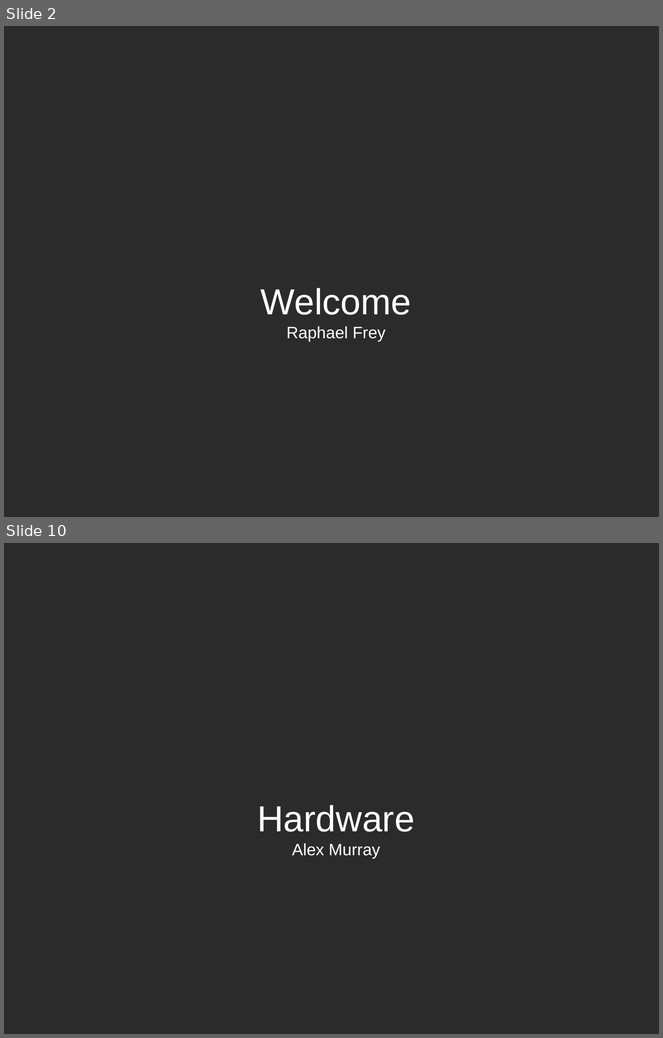
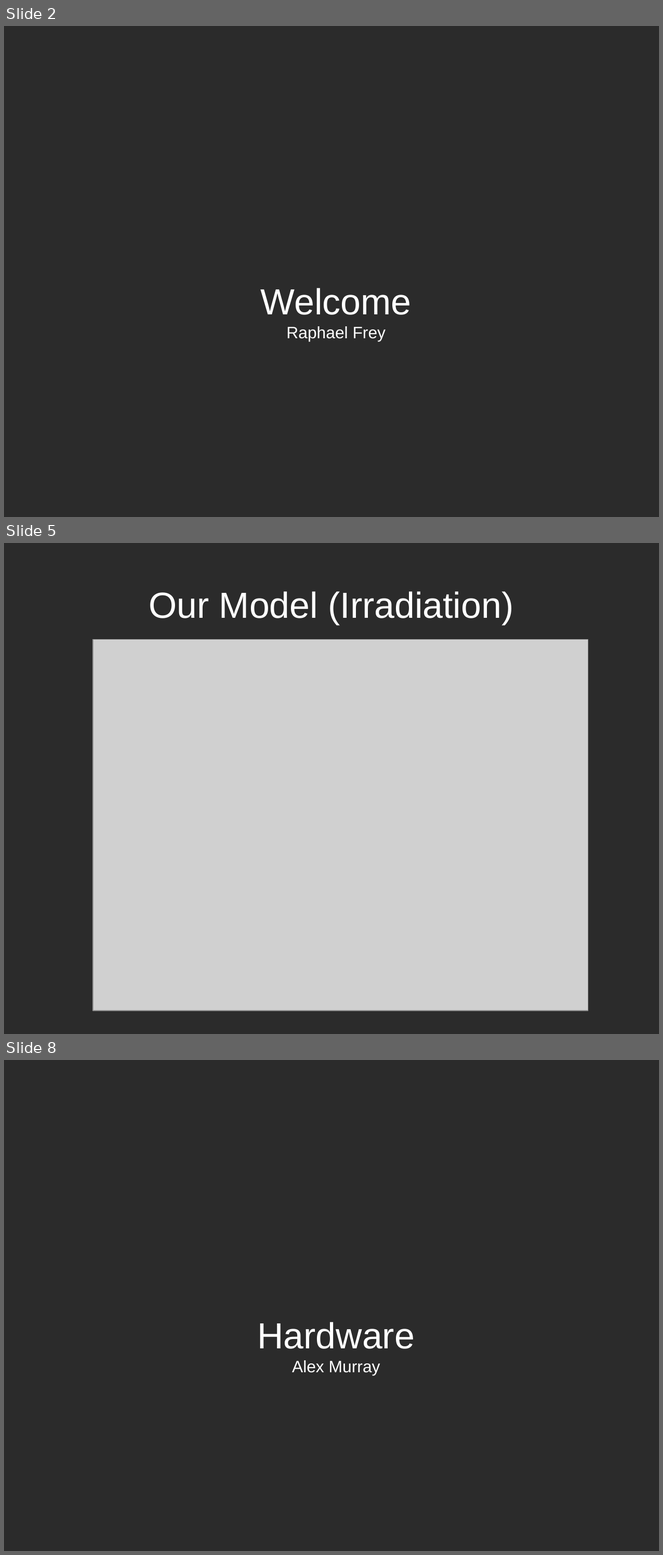
Before and after one commit to TheComet/bat6, a slide deck: doc/presentation/libreoffice/presentation.odp. Shown one above the other, each under a label of ours: slides 2 and 10 before the commit, slides 2, 5 and 8 after it; the slides between them are not shown. The pictures are 663x1038 and 663x1555 pixels, drawn with LibreOffice and Linux fonts; fonts in the diff are those of the drawing; grey boxes stand for pictures; background and template pictures are left out; a plain dark background stands for a picture behind light text. Boxes give left, top, right and bottom in pixels: in the first picture for what was removed or moved away, otherwise in the second. Text is boxed around its words. In the diff, an @@ line names an element or a change of style, - is before the commit and + after.

```diff
--- a/doc/presentation/libreoffice/presentation.odp
+++ b/doc/presentation/libreoffice/presentation.odp
@@ slide 5 added at <box>4,543,659,1034</box>, background picture (left out) @@
@@ title added at <box>149,591,514,625</box>, 44 pt, text #FFFFFF @@
+Our Model (Irradiation)
@@ picture added at <box>93,640,588,1012</box> @@
@@ what was slide 10 is now slide 8 @@
```
Also in this commit, not shown: 3 slides changed, 4 other slides added, 11 slides removed.
